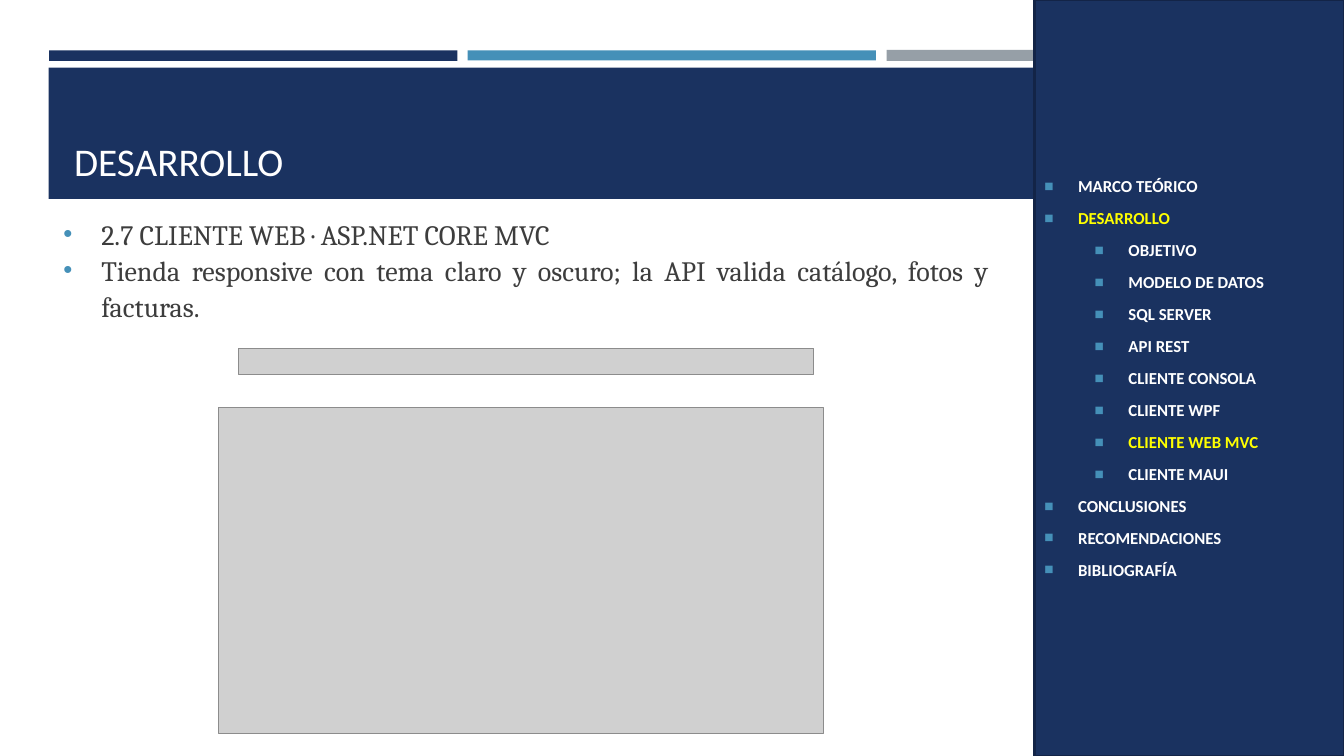
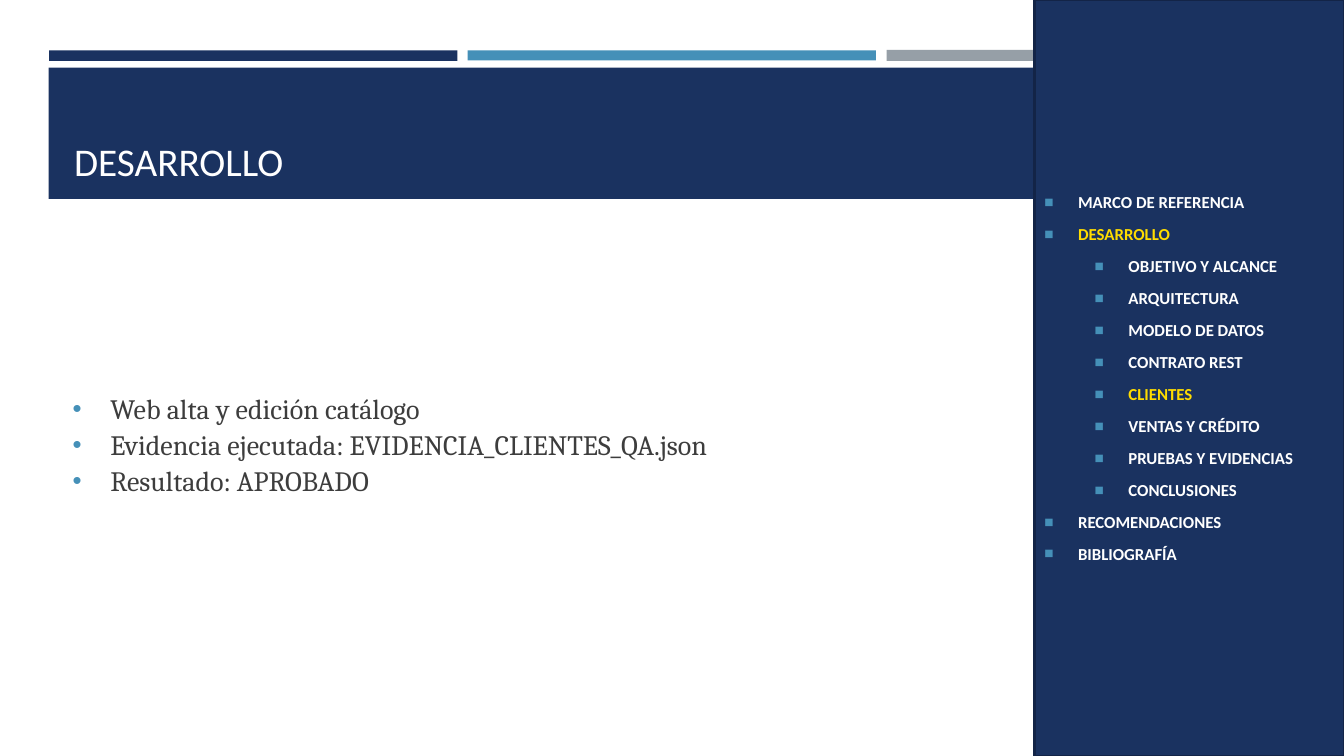
Before and after one commit to gamurigm/examen-arq-1, a slide deck: slide 57 of 05. DOCUMENTACION/02. PRESENTACION/PRESENTACION_CELULAR_BDDLOCAL_RESTFUL_DOTNET_GR09.pptx (slide 34 before the commit). Drawn at 1344x756 pixels with LibreOffice and Linux fonts; fonts in the diff are those of the drawing; grey boxes stand for pictures. Boxes give left, top, right and bottom in pixels: in the first picture for what was removed or moved away, otherwise in the second. Text is boxed around its words. In the diff, an @@ line names an element or a change of style, - is before the commit and + after.

```diff
--- a/05. DOCUMENTACION/02. PRESENTACION/PRESENTACION_CELULAR_BDDLOCAL_RESTFUL_DOTNET_GR09.pptx
+++ b/05. DOCUMENTACION/02. PRESENTACION/PRESENTACION_CELULAR_BDDLOCAL_RESTFUL_DOTNET_GR09.pptx
@@ text in rectangle at [1078,197,1245,208]: text changed @@
-■ MARCO TEÓRICO
+■ MARCO DE REFERENCIA
@@ text in rectangle at [1078,229,1236,496]: text colour #FFFF00 to #FFDC00 in "DESARROLLO"; indent changed @@
@@ text in rectangle at [1128,261,1277,306]: text changed @@
-  ■ OBJETIVO
+  ■ OBJETIVO Y ALCANCE
+  ■ ARQUITECTURA
@@ picture removed at [238,348,814,374] @@
@@ text in rectangle at [1128,357,1293,464]: text changed @@
-  ■ SQL SERVER
-  ■ API REST
-  ■ CLIENTE CONSOLA
-  ■ CLIENTE WPF
-  ■ CLIENTE WEB MVC
-  ■ CLIENTE MAUI
+  ■ CONTRATO REST
+  ■ CLIENTES
+  ■ VENTAS Y CRÉDITO
+  ■ PRUEBAS Y EVIDENCIAS
@@ text at [110,399,707,492]: text changed @@
-• 2.7 CLIENTE WEB · ASP.NET CORE MVC
-• Tienda responsive con tema claro y oscuro; la API valida catálogo, fotos y facturas.
+• Web alta y edición catálogo
+• Evidencia ejecutada: EVIDENCIA_CLIENTES_QA.json
+• Resultado: APROBADO
@@ picture removed at [219,408,824,734] @@
```
Also in this commit, not shown: 17 other slides changed, 51 slides added, 26 slides removed, 9 other files.
